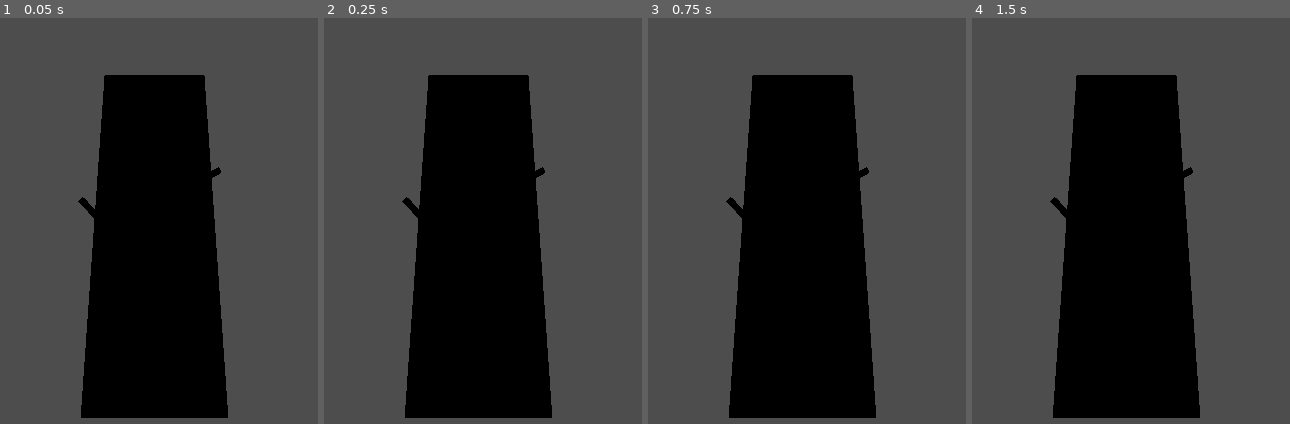
Above: before the commit, frames 1-4 (left to right).
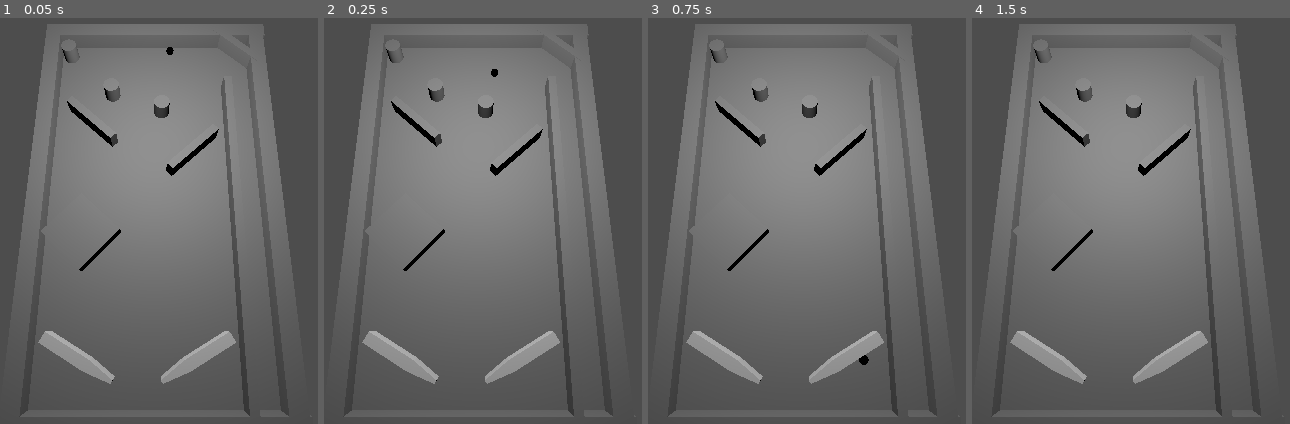
Above: after the commit, the same moments.

Repository: 2Sloppy4slime/Rolling-Heroes-Dev
Game: Godot game, scene res://scenes/base_flipper.tscn
The game is run twice, just before and just after one commit, with the same random seed, the same clock (stepped at 60 frames per second) and the same inputs. Before the commit the project starts from res://scenes/phystest.tscn.
Inputs:
- Up to frame 1 (0.05 s): no input
- Up to frame 2 (0.25 s): no input
- Up to frame 3 (0.75 s): tap Enter at 0.5 s; hold Shift (accept_or_right_flipper) from 0.53 s (still down)
- Up to frame 4 (1.5 s): release Shift (accept_or_right_flipper) at 1.28 s; hold S (nudge_down) from 1.28 s (still down)

The runs differ from the first frame. In frame 1, 60% of the frame differs, in the area x 5-92%, y 1-99%; in frame 2, 60%; in frame 3, 60%; in frame 4, 60%.

Commit message:
Lvl test fini, physiques a corriger

Diff:
--- a/project.godot
+++ b/project.godot
@@ -11,7 +11,7 @@
 [application]
 
 config/name="RollingHeroes"
-run/main_scene="res://scenes/phystest.tscn"
+run/main_scene="uid://d4m22gwseevlt"
 config/features=PackedStringArray("4.5", "Forward Plus")
 config/icon="res://images/icon.svg"
 
--- a/scenes/base_flipper.tscn
+++ b/scenes/base_flipper.tscn
@@ -14,13 +14,12 @@
 [sub_resource type="SphereShape3D" id="SphereShape3D_nmyrp"]
 radius = 0.43111682
 
-[sub_resource type="PhysicsMaterial" id="PhysicsMaterial_1pmx4"]
-
 [sub_resource type="BoxMesh" id="BoxMesh_x8kkn"]
 
 [sub_resource type="BoxShape3D" id="BoxShape3D_kl3nh"]
 
 [sub_resource type="PhysicsMaterial" id="PhysicsMaterial_xwrnc"]
+friction = 0.0
 bounce = 0.2
 
 [sub_resource type="BoxMesh" id="BoxMesh_wflre"]
@@ -28,12 +27,19 @@
 [sub_resource type="BoxShape3D" id="BoxShape3D_yemdt"]
 
 [sub_resource type="PhysicsMaterial" id="PhysicsMaterial_xuine"]
+friction = 0.0
 bounce = 0.2
 
 [sub_resource type="PhysicsMaterial" id="PhysicsMaterial_eb3d6"]
+friction = 0.0
 bounce = 0.2
 
 [sub_resource type="PhysicsMaterial" id="PhysicsMaterial_nmyrp"]
+friction = 0.0
+bounce = 0.2
+
+[sub_resource type="PhysicsMaterial" id="PhysicsMaterial_tv6xk"]
+friction = 0.0
 bounce = 0.2
 
 [sub_resource type="BoxShape3D" id="BoxShape3D_1pmx4"]
@@ -41,12 +47,15 @@
 [sub_resource type="BoxMesh" id="BoxMesh_kl3nh"]
 
 [sub_resource type="PhysicsMaterial" id="PhysicsMaterial_wflre"]
+friction = 0.0
 bounce = 0.6
 
 [sub_resource type="PhysicsMaterial" id="PhysicsMaterial_x8kkn"]
+friction = 0.0
 bounce = 0.6
 
 [sub_resource type="PhysicsMaterial" id="PhysicsMaterial_kl3nh"]
+friction = 0.0
 bounce = 1.0
 
 [sub_resource type="CylinderMesh" id="CylinderMesh_tv6xk"]
@@ -58,6 +67,7 @@
 bounce = 1.0
 
 [sub_resource type="PhysicsMaterial" id="PhysicsMaterial_hgs3o"]
+friction = 0.0
 bounce = 1.0
 
 [sub_resource type="PhysicsMaterial" id="PhysicsMaterial_1wn12"]
@@ -117,7 +127,7 @@
 [node name="Node3D" type="Node3D"]
 
 [node name="Camera3D" type="Camera3D" parent="."]
-transform = Transform3D(1, 0, 0, 0, 0.81294835, 0.5823358, 0, -0.5823358, 0.81294835, 0, 1.9821682, 2.8913946)
+transform = Transform3D(1, 0, 0, 0, 0.5764181, 0.817155, 0, -0.817155, 0.5764181, 0, 2.775447, 2.4982548)
 
 [node name="sphere" type="RigidBody3D" parent="."]
 transform = Transform3D(1, 0, 0, 0, 1, 0, 0, 0, 1, 0, 0.91193813, 0)
@@ -145,15 +155,14 @@
 omni_range = 104.170135
 
 [node name="sphere2" parent="." instance=ExtResource("2_wflre")]
-transform = Transform3D(0.9998915, 0, 0.0147300465, 0, 1, 0, -0.0147300465, 0, 0.9998915, 0.21816, 0.9295629, -1.9942439)
+transform = Transform3D(0.9998915, 0, 0.0147300465, 0, 1, 0, -0.0147300465, 0, 0.9998915, 0.21816, 0.9318367, -1.9942439)
 gravity_scale = 4.5
 
 [node name="Node3D" type="Node3D" parent="."]
-transform = Transform3D(1, 0, 0, 0, 0.9396926, -0.34202012, 0, 0.34202012, 0.9396926, 0, 0, 0)
+transform = Transform3D(1, 0, 0, 0, 0.93969244, -0.34202006, 0, 0.34202006, 0.93969244, 0, 0, 0)
 
 [node name="StaticBody3D" type="StaticBody3D" parent="Node3D"]
 transform = Transform3D(3, 0, 0, 0, 0.2, 0, 0, 0, 5, 0, 0, 0)
-physics_material_override = SubResource("PhysicsMaterial_1pmx4")
 
 [node name="MeshInstance3D" type="MeshInstance3D" parent="Node3D/StaticBody3D"]
 mesh = SubResource("BoxMesh_x8kkn")
@@ -212,6 +221,7 @@
 
 [node name="StaticBody3D6" type="StaticBody3D" parent="Node3D"]
 transform = Transform3D(-8.742278e-07, 0, 1, 0, 1, 0, -20, 0, -4.371139e-08, 0.9657572, 0.2, 0.37486017)
+physics_material_override = SubResource("PhysicsMaterial_tv6xk")
 
 [node name="CollisionShape3D" type="CollisionShape3D" parent="Node3D/StaticBody3D6"]
 transform = Transform3D(0.2, 0, 0, 0, 0.2, 0, 0, 0, 0.1, 0, 0, 0)
--- a/scenes/base_sphere.tscn
+++ b/scenes/base_sphere.tscn
@@ -3,6 +3,8 @@
 [ext_resource type="Script" uid="uid://c8msfpuh6a5e1" path="res://scripts/base_sphere.gd" id="1_4bfup"]
 
 [sub_resource type="PhysicsMaterial" id="PhysicsMaterial_4bfup"]
+friction = 0.0
+bounce = 1.0
 
 [sub_resource type="SphereMesh" id="SphereMesh_4bfup"]
 
@@ -18,7 +20,7 @@
 [node name="sphere" type="RigidBody3D"]
 physics_material_override = SubResource("PhysicsMaterial_4bfup")
 script = ExtResource("1_4bfup")
-bounce_factor = 10.0
+bounce_factor = 1.0
 
 [node name="sphere" type="MeshInstance3D" parent="."]
 transform = Transform3D(-0.09991909, 1.0058284e-08, -0.0040219007, 0.0033704534, 0.05456338, -0.083734564, 0.002194477, -0.08380237, -0.054519232, 0, 0, 0)
